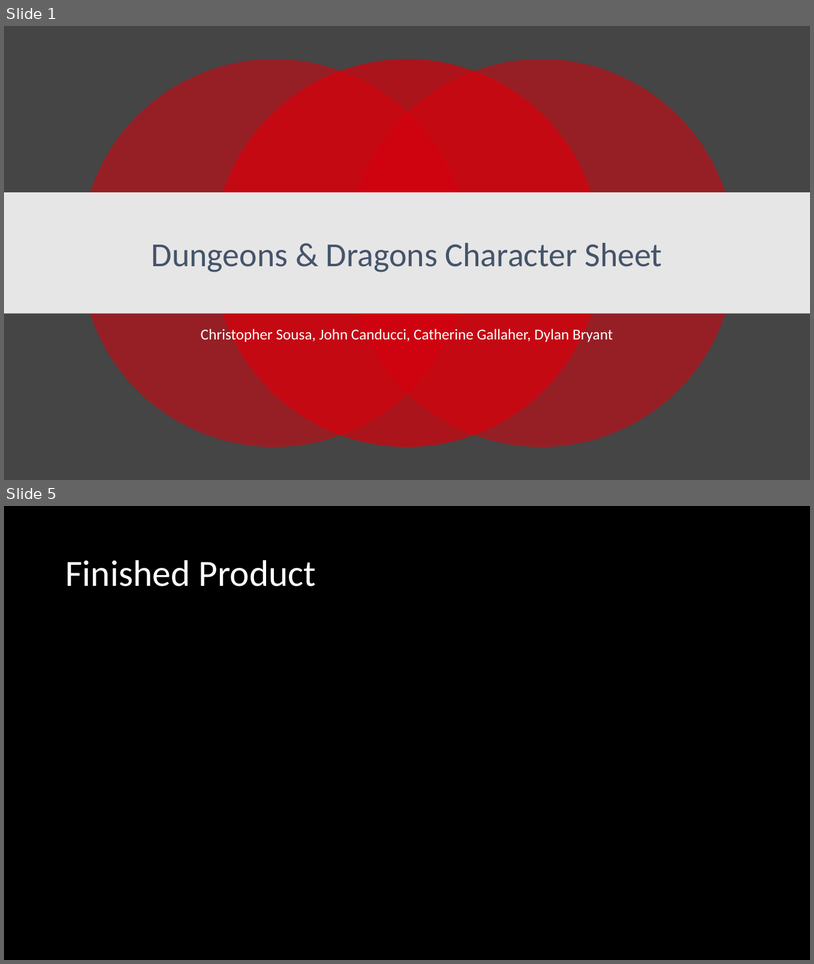
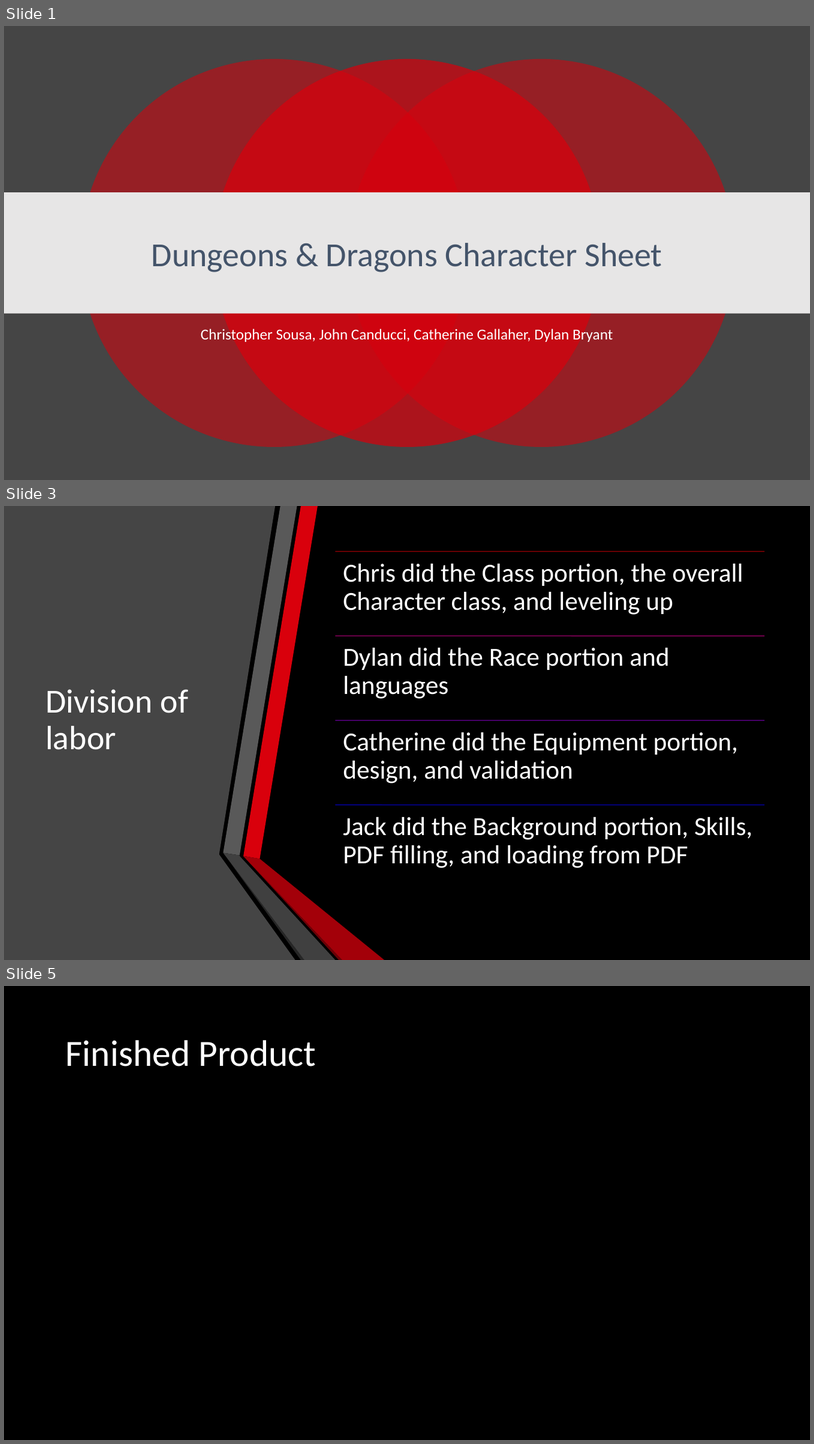
Before and after one commit to TTTriplicate/DnDCharGenerator, a slide deck: DnDPresentation.pptx. Shown one above the other, each under a label of ours: slides 1 and 5 before the commit, slides 1, 3 and 5 after it; the slides between them are not shown. The pictures are 814x964 and 814x1444 pixels, drawn with LibreOffice and Linux fonts; fonts in the diff are those of the drawing. Boxes give left, top, right and bottom in pixels: in the first picture for what was removed or moved away, otherwise in the second. Text is boxed around its words. In the diff, an @@ line names an element or a change of style, - is before the commit and + after.

```diff
--- a/DnDPresentation.pptx
+++ b/DnDPresentation.pptx
@@ slide 3 added at bbox=[4, 506, 810, 960], background #000000 @@
@@ freeform shape added at bbox=[4, 506, 296, 960], fill #454545 @@
@@ title added at bbox=[45, 689, 188, 750], 40 pt, text #FFFFFF @@
+Division of labor
@@ group added at bbox=[336, 552, 765, 868]: 4 lines, 4 texts @@
+Chris did the Class portion, the overall Character class, and leveling up
+Dylan did the Race portion and languages
+Catherine did the Equipment portion, design, and validation
+Jack did the Background portion, Skills, PDF filling, and loading from PDF
@@ group added at bbox=[224, 506, 384, 960]: 6 freeform shapes @@
```
Also in this commit, not shown: 1 slide changed, 2 other slides added, 4 slides removed, 1 other file.
